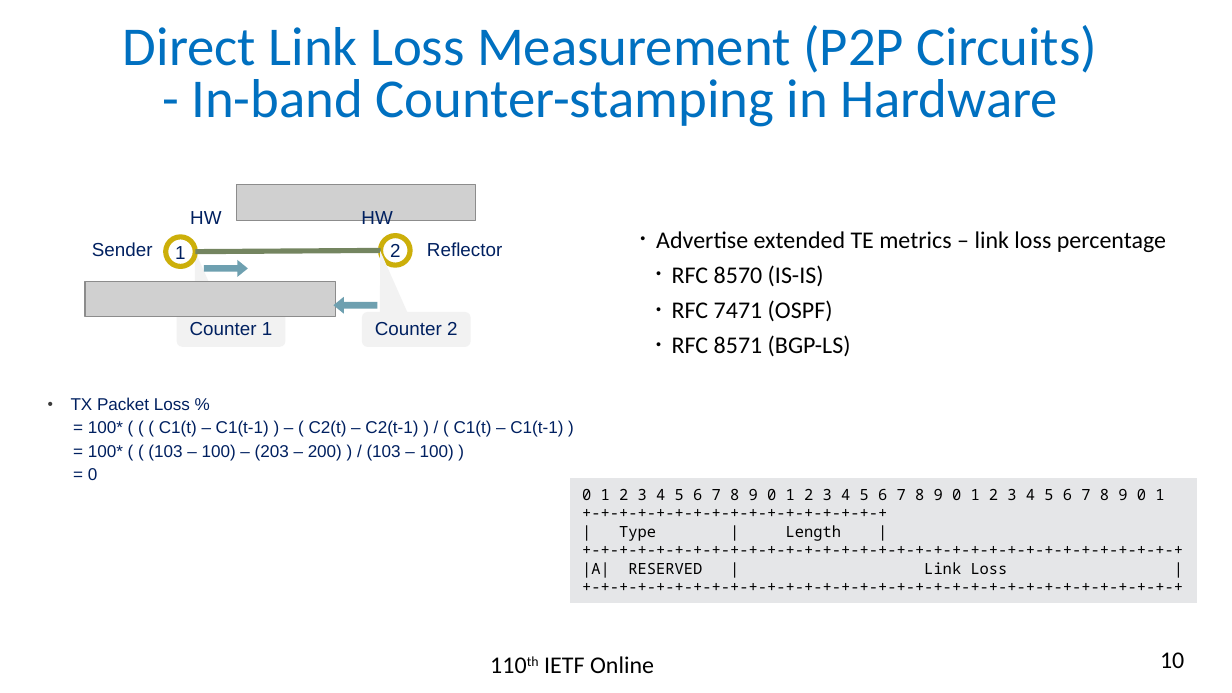
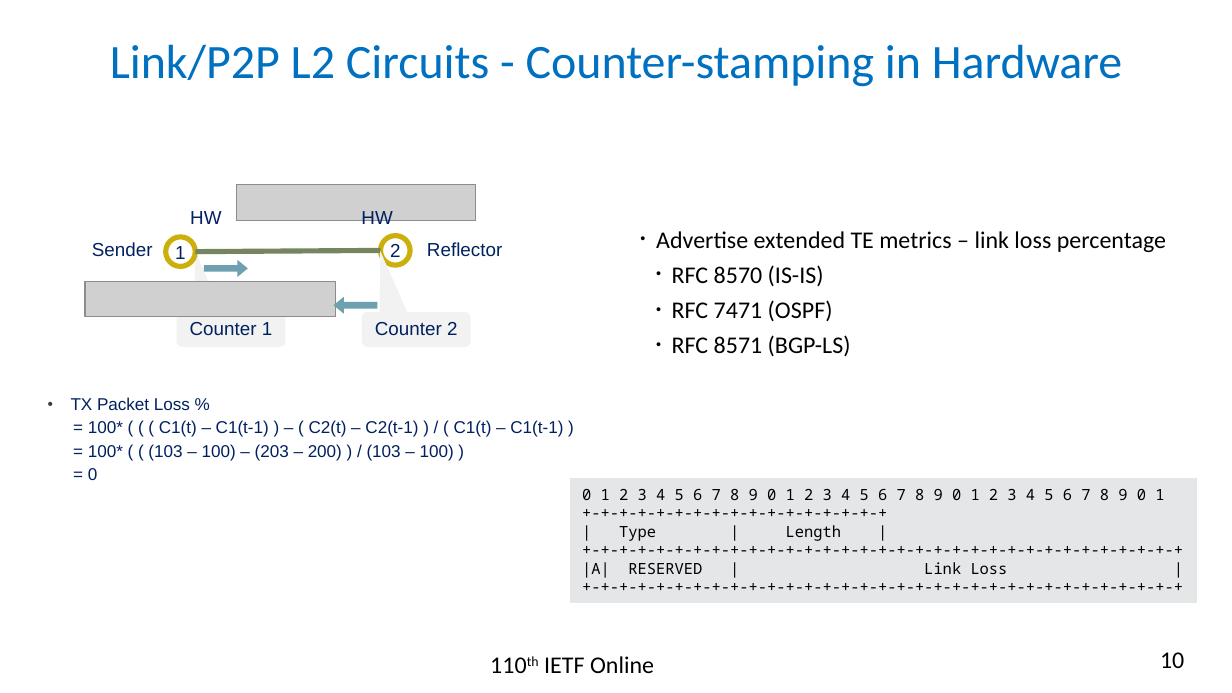
Before and after one commit to rakgandhi/ietf-slides, a slide deck: slide 10 of draft-gandhi-ippm-simple-direct-loss-00.pptx. Drawn at 1232x693 pixels with LibreOffice and Linux fonts; fonts in the diff are those of the drawing; grey boxes stand for pictures. Boxes give left, top, right and bottom in pixels: in the first picture for what was removed or moved away, otherwise in the second. Text is boxed around its words. In the diff, an @@ line names an element or a change of style, - is before the commit and + after.

```diff
--- a/draft-gandhi-ippm-simple-direct-loss-00.pptx
+++ b/draft-gandhi-ippm-simple-direct-loss-00.pptx
@@ text at <box>110,44,1122,87</box>: text changed; size 32 to 28 pt @@
-Direct Link Loss Measurement (P2P Circuits)
-- In-band Counter-stamping in Hardware
+Link/P2P L2 Circuits - Counter-stamping in Hardware
```
Also in this commit, not shown: 2 other slides changed, 1 other file.
